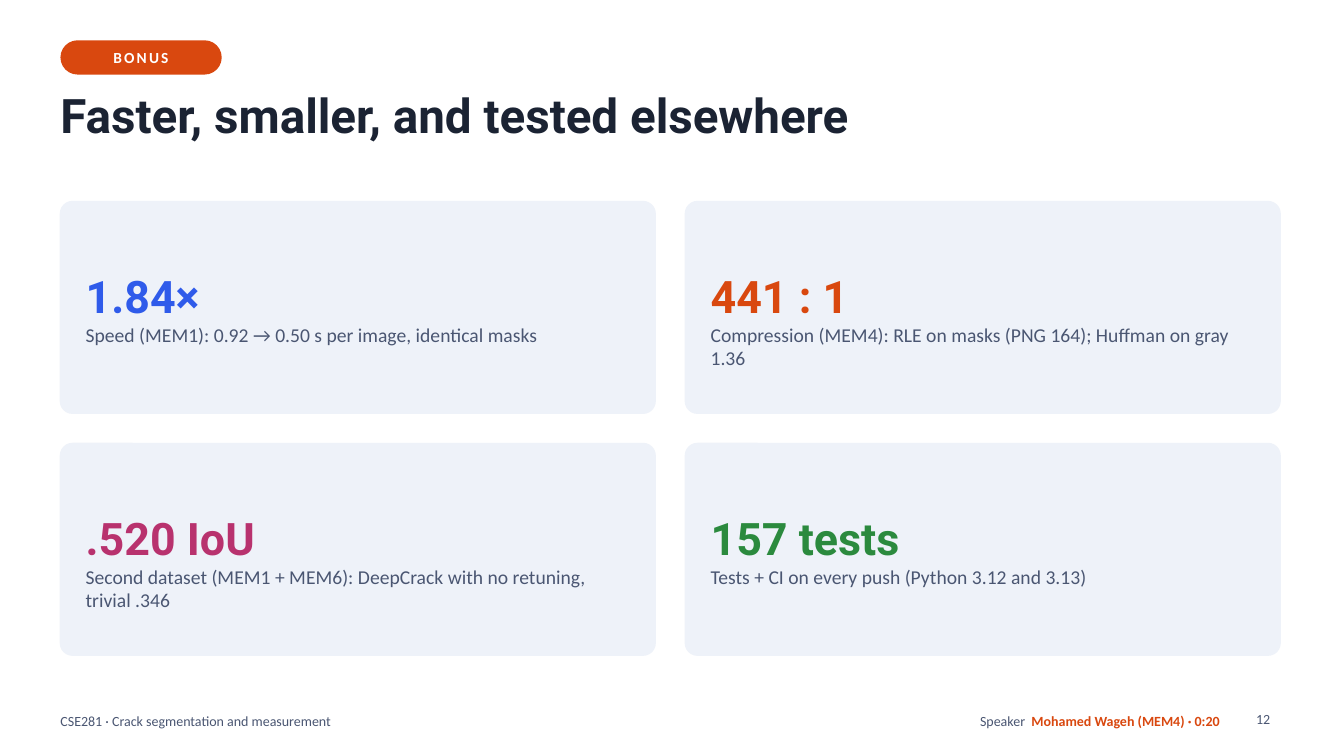
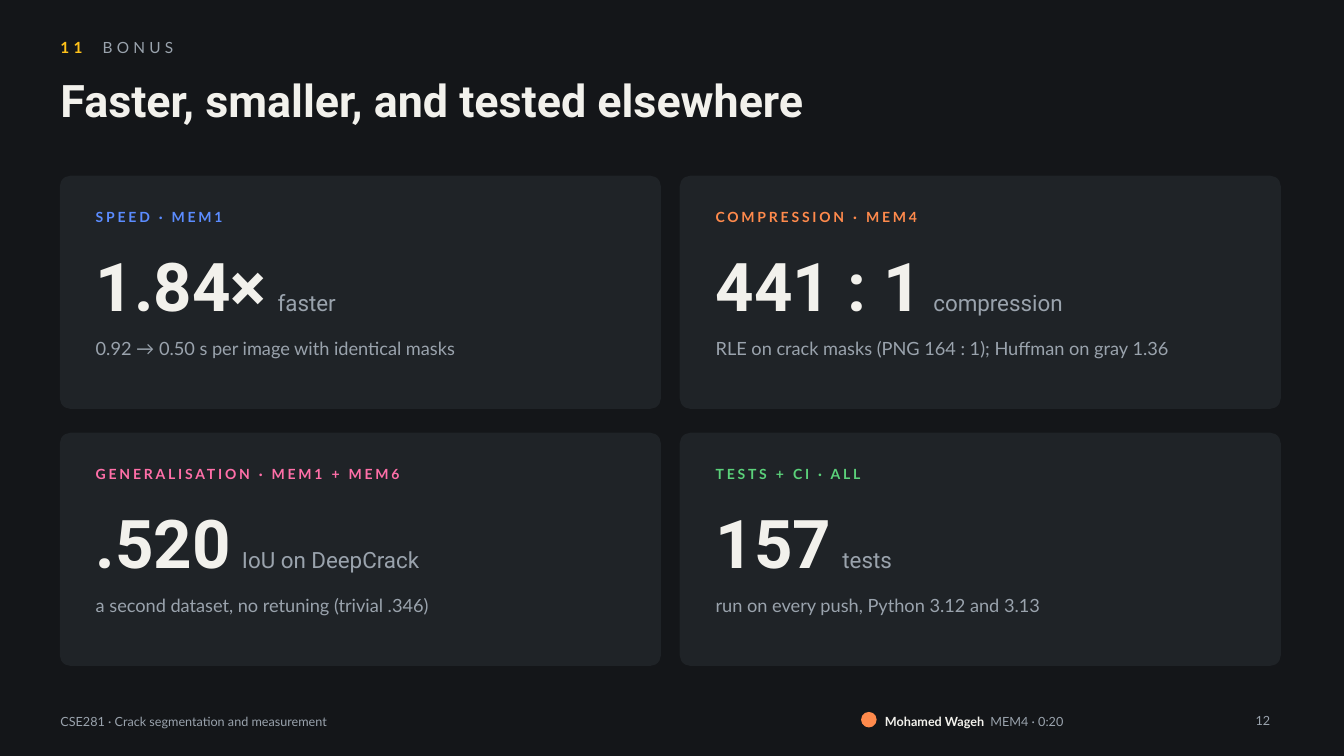
Before and after one commit to marwan19-saber/cse281-crack-segmentation, a slide deck: slide 12 of report/presentation.pptx. Drawn at 1344x756 pixels with LibreOffice and Linux fonts; fonts in the diff are those of the drawing. Boxes give left, top, right and bottom in pixels: in the first picture for what was removed or moved away, otherwise in the second. Text is boxed around its words. In the diff, an @@ line names an element or a change of style, - is before the commit and + after.

```diff
--- a/report/presentation.pptx
+++ b/report/presentation.pptx
@@ background #FFFFFF to #141619 @@
@@ rounded rectangle removed at (x1=60, y1=40, x2=222, y2=75) @@
-BONUS
@@ text added at (x1=60, y1=42, x2=174, y2=53), 11 pt, text #9AA3AD @@
+11 BONUS
@@ title "Faster, smaller, and tested elsewhere" moved from (x1=60, y1=97, x2=848, y2=142) to (x1=60, y1=83, x2=803, y2=125) @@
@@ title "Faster, smaller, and tested elsewhere" at (x1=60, y1=83, x2=803, y2=125): size 34 to 32 pt, text colour #1B2333 to #F2F1EC @@
@@ rounded rectangle resized from (x1=60, y1=202, x2=655, y2=413) to (x1=60, y1=176, x2=660, y2=408) @@
@@ fill #EEF2F9 to #1F2327; outline #EEF2F9 1 pt to #1F2327 1 pt; proportions changed in 3 elements at (x1=60, y1=434, x2=660, y2=665), (x1=60, y1=176, x2=660, y2=408), (x1=681, y1=176, x2=1280, y2=408) @@
@@ rounded rectangle resized from (x1=686, y1=202, x2=1280, y2=413) to (x1=681, y1=176, x2=1280, y2=408) @@
@@ text added at (x1=96, y1=211, x2=223, y2=222), 10 pt, text #5B8CFF, bold @@
+SPEED · MEM1
@@ text added at (x1=716, y1=211, x2=917, y2=222), 10 pt, text #FF8A4C, bold @@
+COMPRESSION · MEM4
@@ text at (x1=96, y1=262, x2=336, y2=312): text changed; size 32 to 16 pt; text colour #2F5BEA to #9AA3AD; bold off @@
-1.84×
+1.84× faster
@@ text at (x1=716, y1=263, x2=1062, y2=316): text changed; size 32 to 16 pt; text colour #D9480F to #9AA3AD; bold off @@
-441 : 1
+441 : 1 compression
@@ text at (x1=96, y1=341, x2=455, y2=358): text changed; size 14 to 13 pt; font Calibri to Lato; text colour #4A5672 to #9AA3AD @@
-Speed (MEM1): 0.92 → 0.50 s per image, identical masks
+0.92 → 0.50 s per image with identical masks
@@ text at (x1=716, y1=341, x2=1169, y2=358): text changed; size 14 to 13 pt; font Calibri to Lato; text colour #4A5672 to #9AA3AD @@
-Compression (MEM4): RLE on masks (PNG 164); Huffman on gray 1.36
+RLE on crack masks (PNG 164 : 1); Huffman on gray 1.36
@@ rounded rectangle resized from (x1=686, y1=444, x2=1280, y2=655) to (x1=60, y1=434, x2=660, y2=665) @@
@@ rounded rectangle removed at (x1=60, y1=444, x2=655, y2=655) @@
@@ rounded rectangle added at (x1=681, y1=434, x2=1280, y2=665), fill #1F2327, outline #1F2327 1 pt @@
@@ text added at (x1=96, y1=459, x2=620, y2=489), 10 pt, text #FF6FA8, bold @@
+GENERALISATION · MEM1 + MEM6
@@ text added at (x1=716, y1=469, x2=861, y2=479), 10 pt, text #5BD17A, bold @@
+TESTS + CI · ALL
@@ vertical alignment bottom to middle in 3 elements at (x1=716, y1=263, x2=1062, y2=316), (x1=96, y1=262, x2=336, y2=312), (x1=96, y1=519, x2=419, y2=573) @@
@@ text "157 tests" at (x1=716, y1=520, x2=892, y2=569): size 32 to 48 pt, text colour #2B8A3E to #F2F1EC in "157"; size 32 to 16 pt, text colour #2B8A3E to #9AA3AD, bold off in "tests"; vertical alignment bottom to middle @@
@@ text at (x1=96, y1=519, x2=419, y2=573): text changed; size 32 to 16 pt; text colour #B8326E to #9AA3AD; bold off @@
-.520 IoU
+.520 IoU on DeepCrack
@@ text at (x1=96, y1=598, x2=429, y2=615): text changed; size 14 to 13 pt; font Calibri to Lato; text colour #4A5672 to #9AA3AD @@
-Second dataset (MEM1 + MEM6): DeepCrack with no retuning, trivial .346
+a second dataset, no retuning (trivial .346)
@@ text at (x1=716, y1=598, x2=1040, y2=615): text changed; size 14 to 13 pt; font Calibri to Lato; text colour #4A5672 to #9AA3AD @@
-Tests + CI on every push (Python 3.12 and 3.13)
+run on every push, Python 3.12 and 3.13
@@ text "CSE281 · Crack segmentation and ..." at (x1=60, y1=717, x2=327, y2=729): size 10 to 9 pt, font Calibri to Lato, text colour #4A5672 to #9AA3AD @@
@@ ellipse added at (x1=862, y1=713, x2=876, y2=727), fill #FF8A4C, outline #FF8A4C 1 pt @@
@@ text at (x1=885, y1=716, x2=1063, y2=729): text changed; size 10 to 9 pt; font Calibri to Lato; text colour #D9480F to #F2F1EC @@
-Speaker Mohamed Wageh (MEM4) · 0:20
+Mohamed Wageh MEM4 · 0:20
@@ page number at (x1=1256, y1=716, x2=1271, y2=725): size 10 to 9 pt, font Calibri to Lato, text colour #4A5672 to #9AA3AD @@
```
Also in this commit, not shown: 10 other slides changed, 2 slides added, 2 slides removed.
